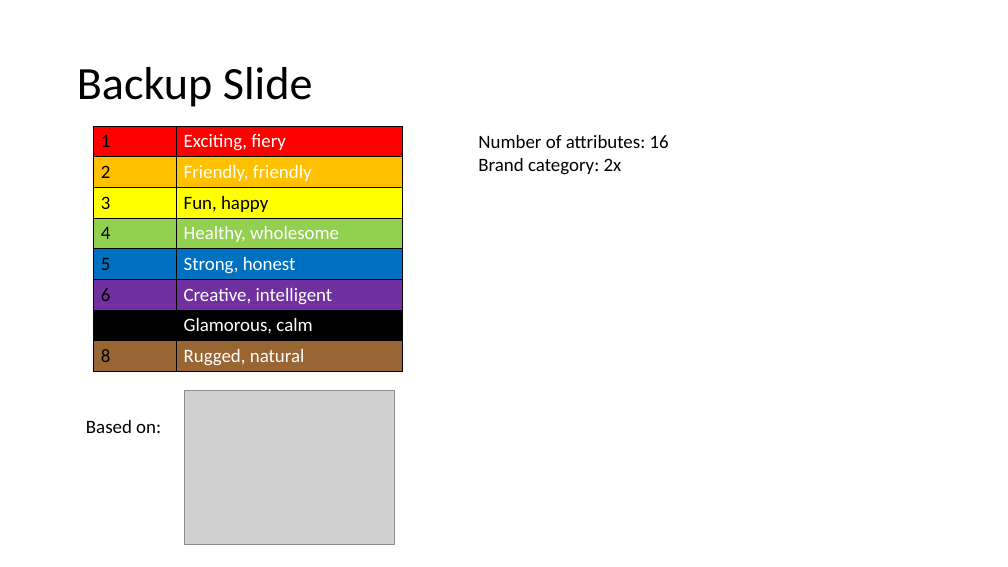
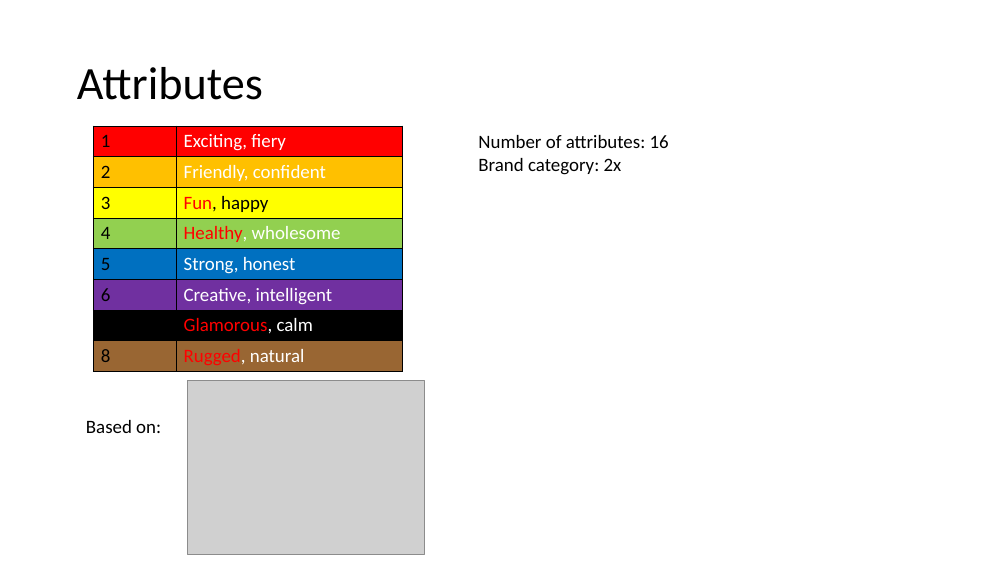
Before and after one commit to snoweZz/DLfM_BrandManagement, a slide deck: slide 5 of about_me/mockup.pptx (slide 4 before the commit). Drawn at 1008x567 pixels with LibreOffice and Linux fonts; fonts in the diff are those of the drawing; grey boxes stand for pictures. Boxes give left, top, right and bottom in pixels: in the first picture for what was removed or moved away, otherwise in the second. Text is boxed around its words. In the diff, an @@ line names an element or a change of style, - is before the commit and + after.

```diff
--- a/about_me/mockup.pptx
+++ b/about_me/mockup.pptx
@@ title at (77,67,263,100): text changed @@
-Backup Slide
+Attributes
@@ table at (94,126,402,371) @@
-row 2, column 2: Friendly, friendly
+row 2, column 2: Friendly, confident
@@ text colour #000000 to #FF0000 in "Fun," @@
@@ text colour #FFFFFF to #FF0000 in "Healthy,", "Glamorous,", "Rugged," @@
@@ picture: place and size @@
-picture at (185,390,394,544)
+picture at (188,380,424,554)
```
Also in this commit, not shown: 2 slides added, 4 other files.
